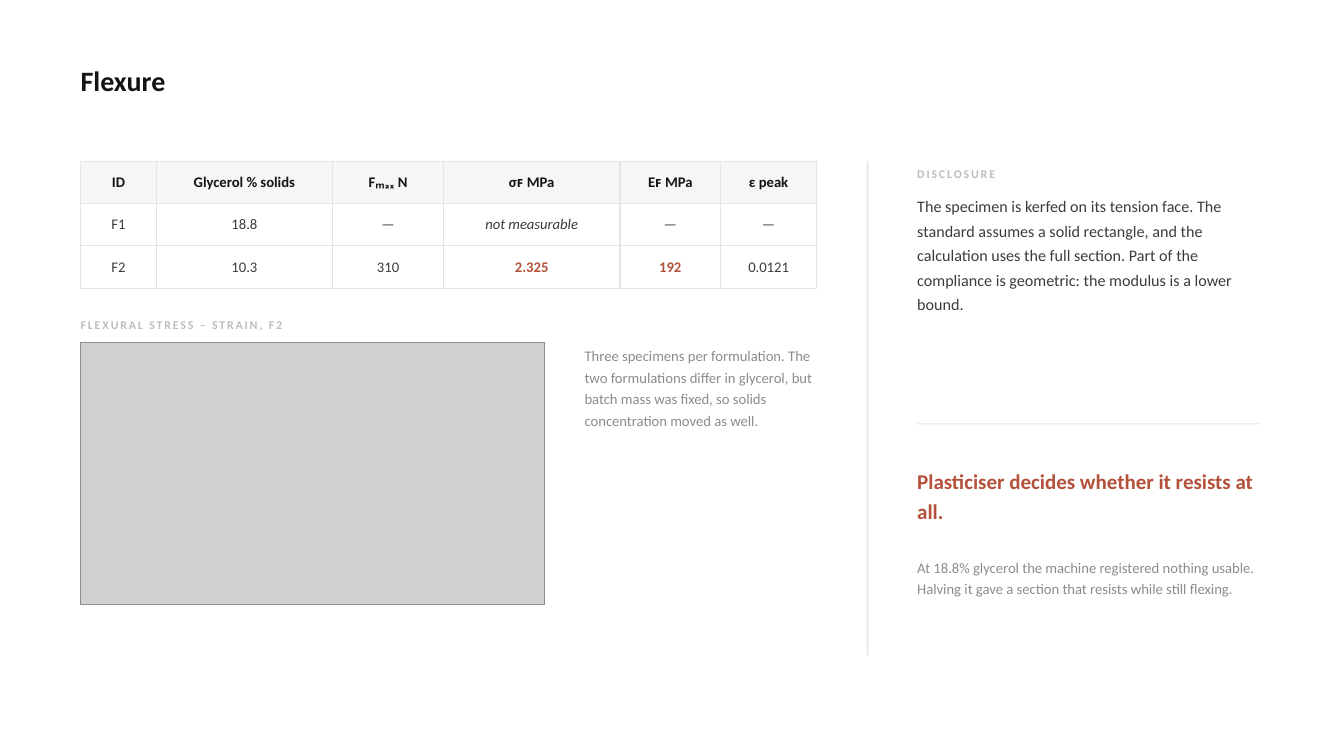
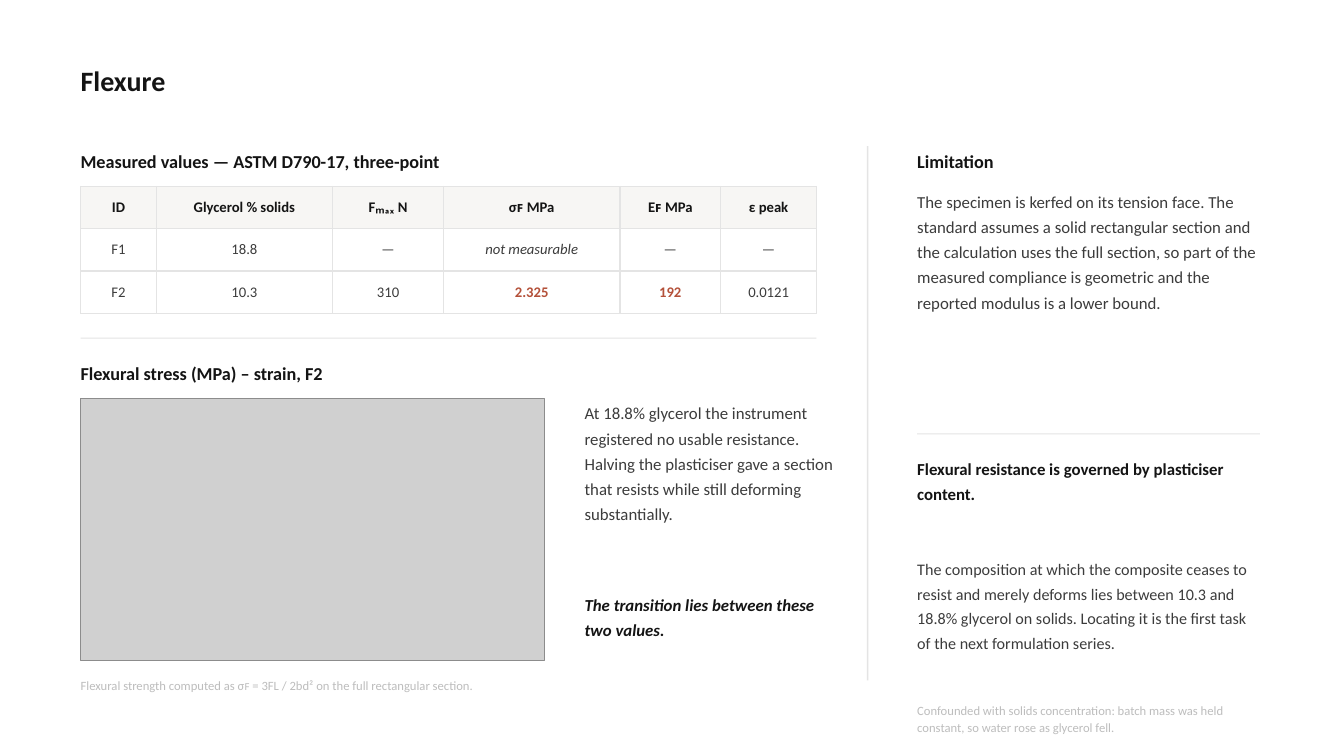
Before and after one commit to bunal91/sanat-ve-mekan, a slide deck: slide 19 of konferans-bildirisi/06-sunum/ICSMMEP26_Presentation_Unal.pptx (slide 17 before the commit). Drawn at 1344x756 pixels with LibreOffice and Linux fonts; fonts in the diff are those of the drawing; grey boxes stand for pictures. Boxes give left, top, right and bottom in pixels: in the first picture for what was removed or moved away, otherwise in the second. Text is boxed around its words. In the diff, an @@ line names an element or a change of style, - is before the commit and + after.

```diff
--- a/konferans-bildirisi/06-sunum/ICSMMEP26_Presentation_Unal.pptx
+++ b/konferans-bildirisi/06-sunum/ICSMMEP26_Presentation_Unal.pptx
@@ rectangle: place and size @@
-rectangle at <box>867,161,868,655</box>
+rectangle at <box>867,146,868,681</box>
@@ text added at <box>81,155,440,171</box>, 13 pt, text #141414, bold @@
+Measured values — ASTM D790-17, three-point
@@ text removed at <box>917,170,995,178</box> @@
-DISCLOSURE
@@ text added at <box>917,155,993,168</box>, 13 pt, text #141414, bold @@
+Limitation
@@ table: place and size @@
-table at <box>81,161,817,276</box>
+table at <box>81,187,817,301</box>
@@ text at <box>917,196,1256,312</box>: text changed; size 11.5 to 12 pt @@
-The specimen is kerfed on its tension face. The standard assumes a solid rectangle, and the calculation uses the full section. Part of the compliance is geometric: the modulus is a lower bound.
+The specimen is kerfed on its tension face. The standard assumes a solid rectangular section and the calculation uses the full section, so part of the measured compliance is geometric and the reported modulus is a lower bound.
@@ rectangle added at <box>81,338,817,339</box>, fill #E4E4E4 @@
@@ text removed at <box>585,351,812,426</box> @@
-Three specimens per formulation. The two formulations differ in glycerol, but batch mass was fixed, so solids concentration moved as well.
@@ text at <box>81,366,323,383</box>: text changed; size 8.5 to 13 pt; text colour #BDBDBD to #141414 @@
-FLEXURAL STRESS – STRAIN, F2
+Flexural stress (MPa) – strain, F2
@@ picture: place and size @@
-picture at <box>81,343,544,605</box>
+picture at <box>81,398,544,660</box>
@@ text at <box>585,407,833,523</box>: text changed; size 10.5 to 12 pt; text colour #8C8C8C to #3C3C3C @@
-At 18.8% glycerol the machine registered nothing usable. Halving it gave a section that resists while still flexing.
+At 18.8% glycerol the instrument registered no usable resistance. Halving the plasticiser gave a section that resists while still deforming substantially.
@@ rectangle: place and size @@
-rectangle at <box>918,423,1260,424</box>
+rectangle at <box>918,434,1260,435</box>
@@ text removed at <box>917,474,1253,519</box> @@
-Plasticiser decides whether it resists at all.
@@ text added at <box>917,463,1224,500</box>, 12 pt, text #141414, bold @@
+Flexural resistance is governed by plasticiser content.
@@ text added at <box>917,564,1247,649</box>, 11.5 pt, text #3C3C3C @@
+The composition at which the composite ceases to resist and merely deforms lies between 10.3 and 18.8% glycerol on solids. Locating it is the first task of the next formulation series.
@@ text added at <box>585,599,814,636</box>, 12 pt, text #141414, bold, italic @@
+The transition lies between these two values.
@@ text added at <box>81,680,473,692</box>, 9 pt, text #BDBDBD @@
+Flexural strength computed as σꜰ = 3FL / 2bd² on the full rectangular section.
@@ text added at <box>917,706,1223,734</box>, 9 pt, text #BDBDBD @@
+Confounded with solids concentration: batch mass was held constant, so water rose as glycerol fell.
```
Also in this commit, not shown: 20 other slides changed, 8 slides added, 6 slides removed, 4 other files.
